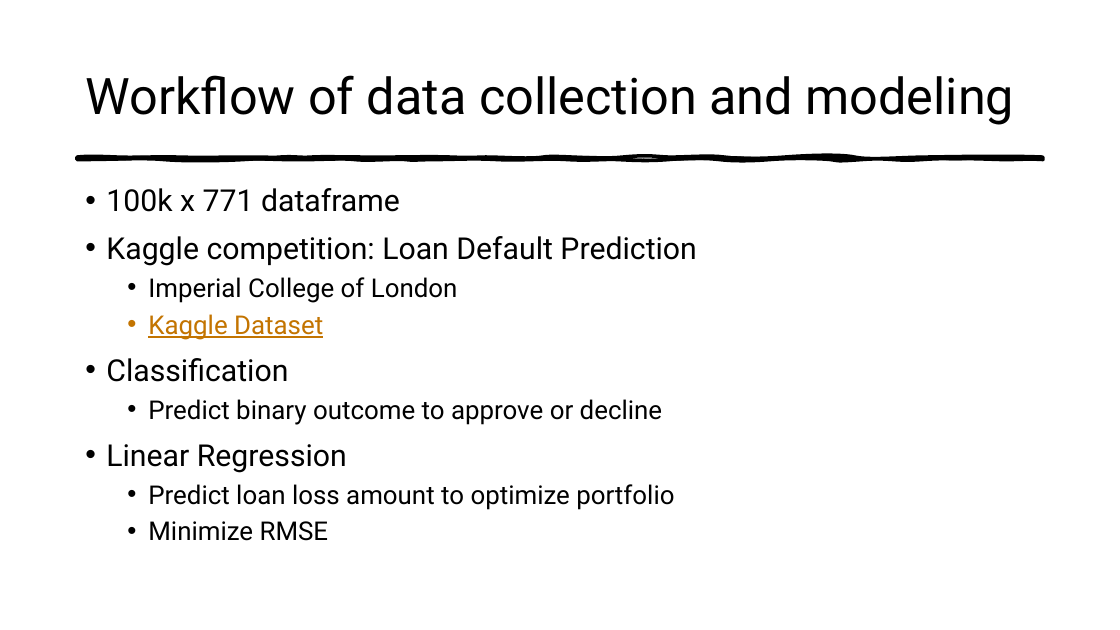
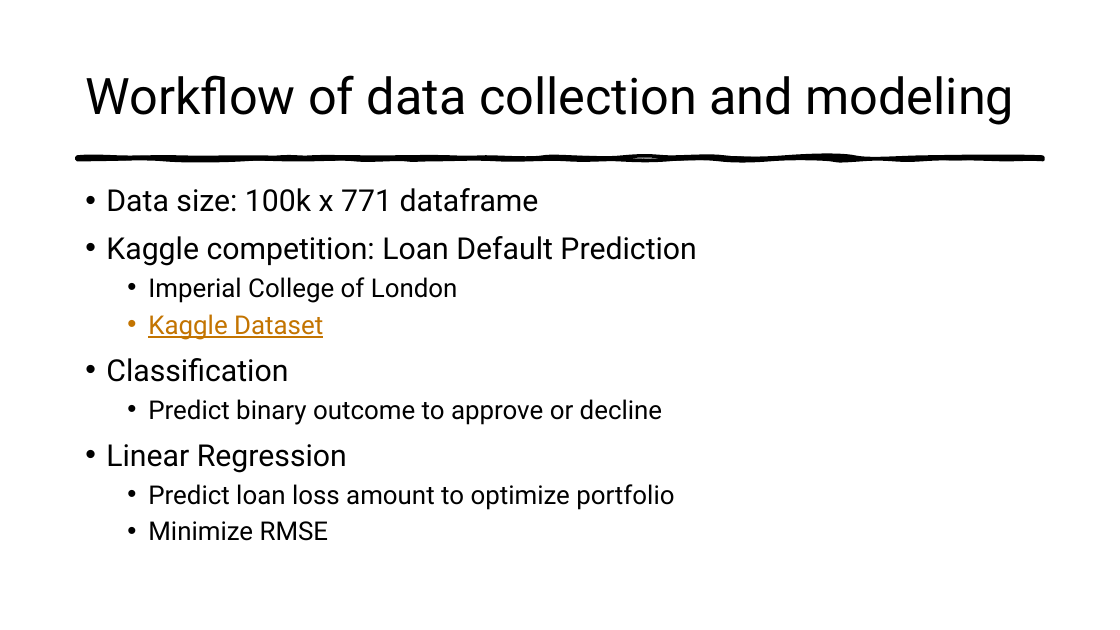
Before and after one commit to mdominguez2010/Loan-Loss, a slide deck: slide 3 of presentation/mvp .pptx. Drawn at 1120x630 pixels with LibreOffice and Linux fonts; fonts in the diff are those of the drawing. Boxes give left, top, right and bottom in pixels: in the first picture for what was removed or moved away, otherwise in the second. Text is boxed around its words. In the diff, an @@ line names an element or a change of style, - is before the commit and + after.

```diff
--- a/presentation/mvp .pptx
+++ b/presentation/mvp .pptx
@@ text at [106,188,539,212]: text changed @@
-• 100k x 771 dataframe
+• Data size: 100k x 771 dataframe
```
Also in this commit, not shown: 1 slide added, 8 other files.
